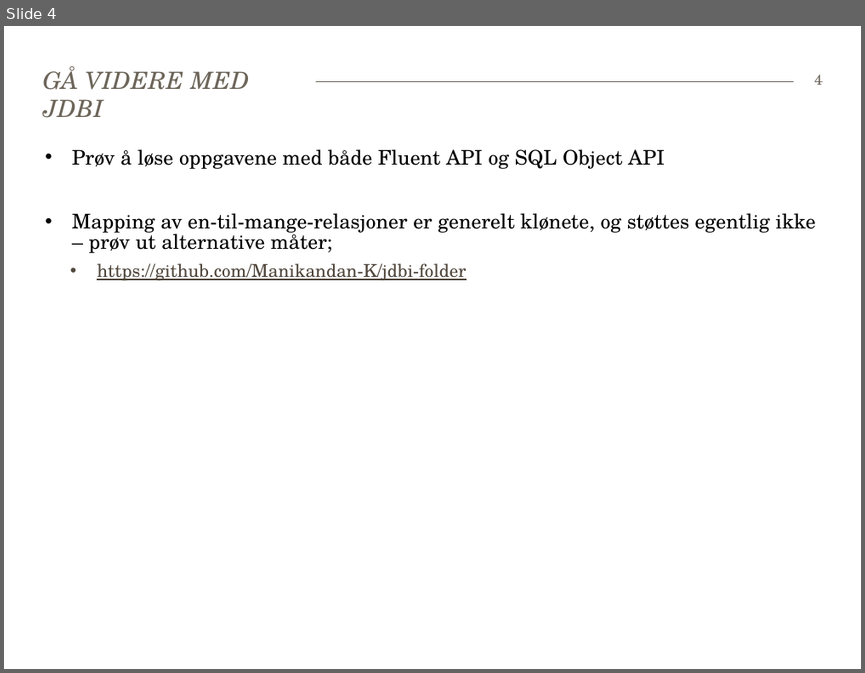
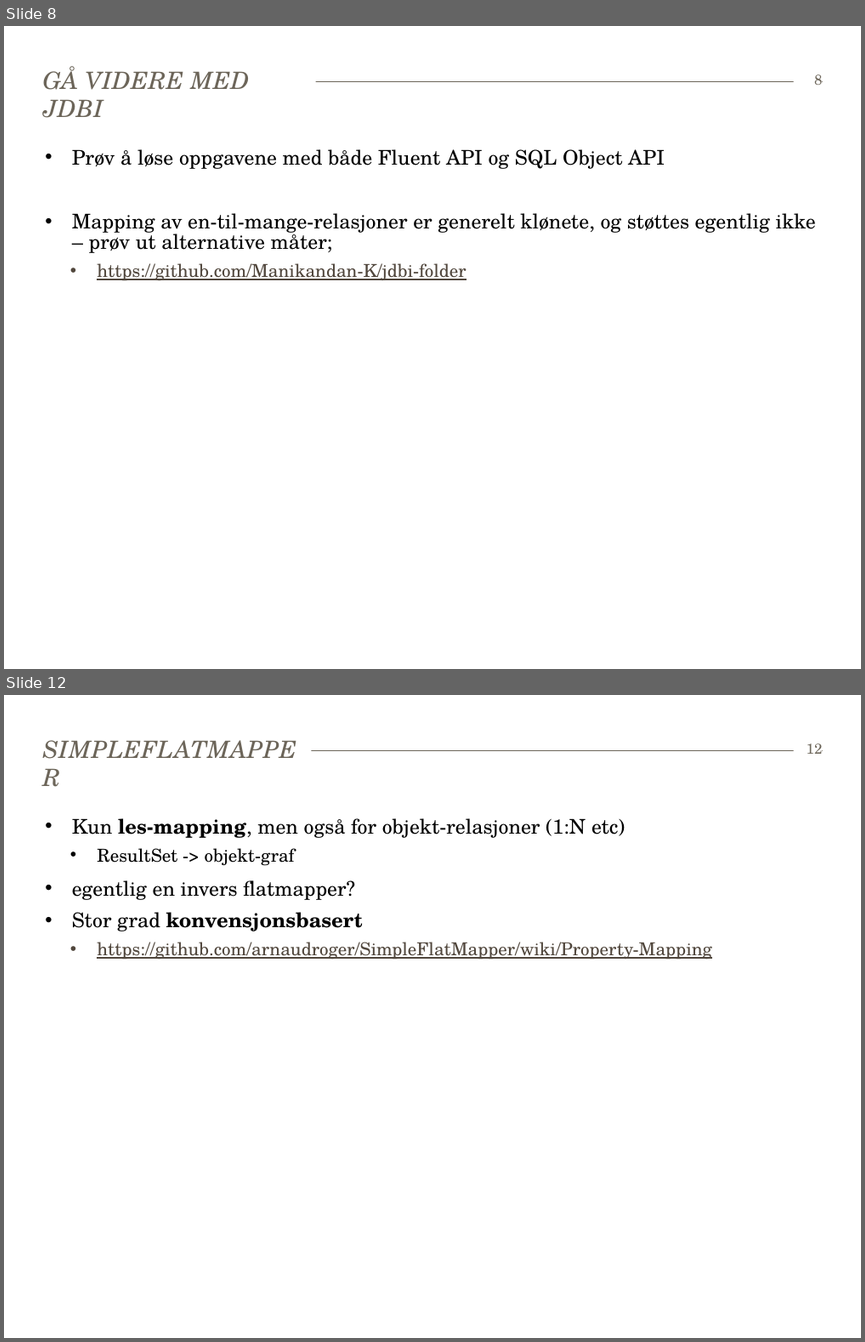
Before and after one commit to Robert-Larsen/java-microorm, a slide deck: Faggruppemøte 170615-microorm.pptx. Shown one above the other, each under a label of ours: slide 4 before the commit, slides 8 and 12 after it; the slides between them are not shown. The pictures are 865x673 and 865x1342 pixels, drawn with LibreOffice and Linux fonts; fonts in the diff are those of the drawing. Boxes give left, top, right and bottom in pixels: in the first picture for what was removed or moved away, otherwise in the second. Text is boxed around its words. In the diff, an @@ line names an element or a change of style, - is before the commit and + after.

```diff
--- a/Faggruppemøte 170615-microorm.pptx
+++ b/Faggruppemøte 170615-microorm.pptx
@@ slide 12 added at (4,695,861,1338), background #FFFFFF; not listed: 1 template element that a slide beside it also shows @@
@@ title added at (34,734,312,764), 20 pt, text #6C6559, italic @@
+SIMPLEFLATMAPPER
@@ page number added at (806,743,823,754), 12 pt, text #6C6559 @@
+12
@@ text added at (72,818,712,959), 17 pt, text #000000 @@
+• Kun les-mapping, men også for objekt-relasjoner (1:N etc)
+  • ResultSet -> objekt-graf
+• egentlig en invers flatmapper?
+• Stor grad konvensjonsbasert
+  • https://github.com/arnaudroger/SimpleFlatMapper/wiki/Property-Mapping
@@ what was slide 4 is now slide 8 @@
@@ page number at (814,74,822,85): text changed @@
-4
+8
```
Also in this commit, not shown: 10 other slides added.
